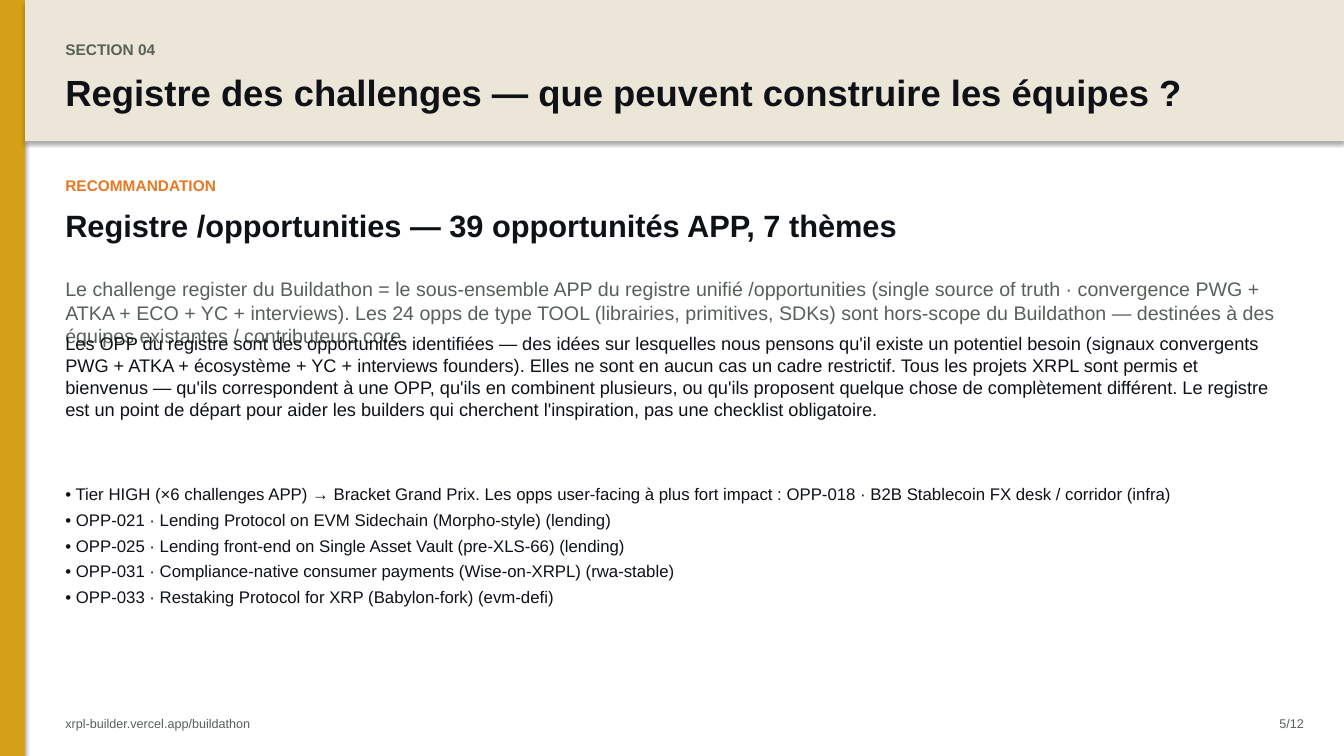
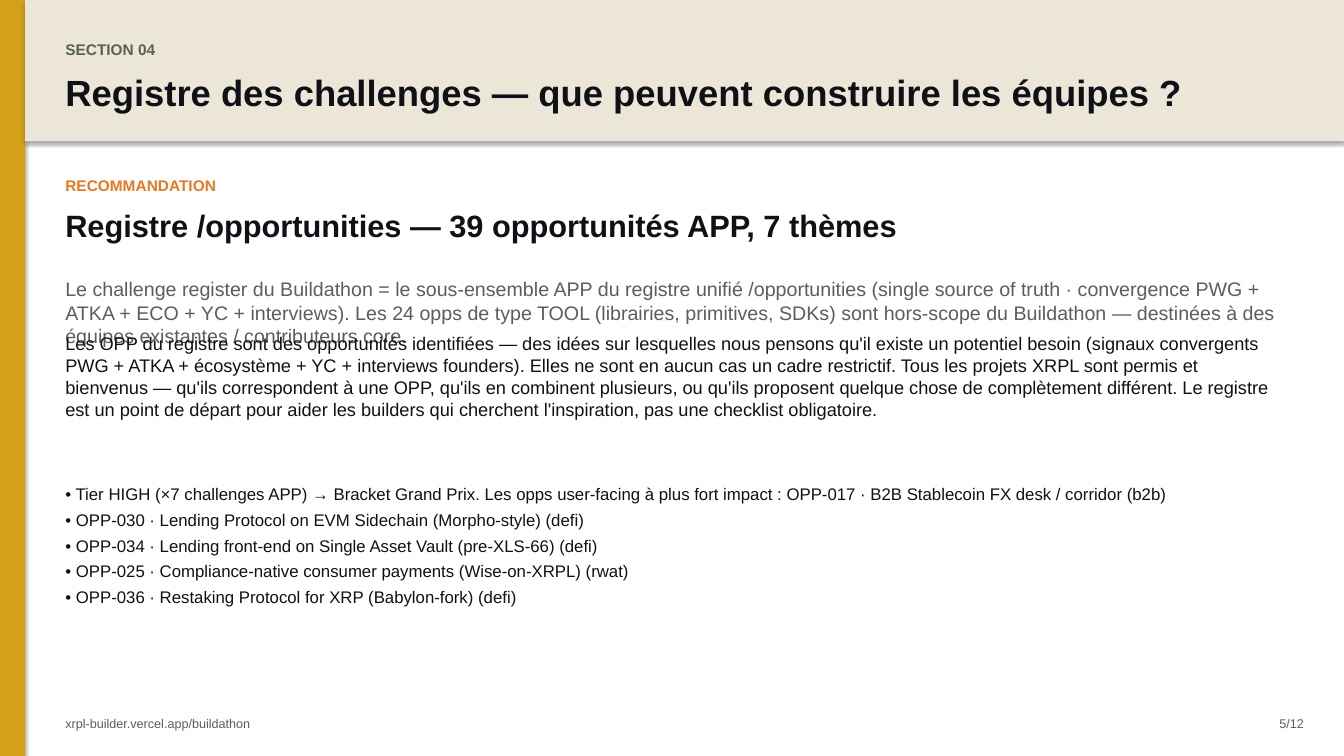
Before and after one commit to AurelienBg/xrpl-builder, a slide deck: slide 6 of buildathon-deck.pptx. Drawn at 1344x756 pixels with LibreOffice and Linux fonts; fonts in the diff are those of the drawing. Boxes give left, top, right and bottom in pixels: in the first picture for what was removed or moved away, otherwise in the second. Text is boxed around its words. In the diff, an @@ line names an element or a change of style, - is before the commit and + after.

```diff
--- a/buildathon-deck.pptx
+++ b/buildathon-deck.pptx
@@ text at [76, 487, 1166, 607]: text changed @@
-• Tier HIGH (×6 challenges APP) → Bracket Grand Prix. Les opps user-facing à plus fort impact : OPP-018 · B2B Stablecoin FX desk / corridor (infra)
-• OPP-021 · Lending Protocol on EVM Sidechain (Morpho-style) (lending)
-• OPP-025 · Lending front-end on Single Asset Vault (pre-XLS-66) (lending)
-• OPP-031 · Compliance-native consumer payments (Wise-on-XRPL) (rwa-stable)
-• OPP-033 · Restaking Protocol for XRP (Babylon-fork) (evm-defi)
+• Tier HIGH (×7 challenges APP) → Bracket Grand Prix. Les opps user-facing à plus fort impact : OPP-017 · B2B Stablecoin FX desk / corridor (b2b)
+• OPP-030 · Lending Protocol on EVM Sidechain (Morpho-style) (defi)
+• OPP-034 · Lending front-end on Single Asset Vault (pre-XLS-66) (defi)
+• OPP-025 · Compliance-native consumer payments (Wise-on-XRPL) (rwat)
+• OPP-036 · Restaking Protocol for XRP (Babylon-fork) (defi)
```
Also in this commit, not shown: 4 other slides changed, 3 other files.
